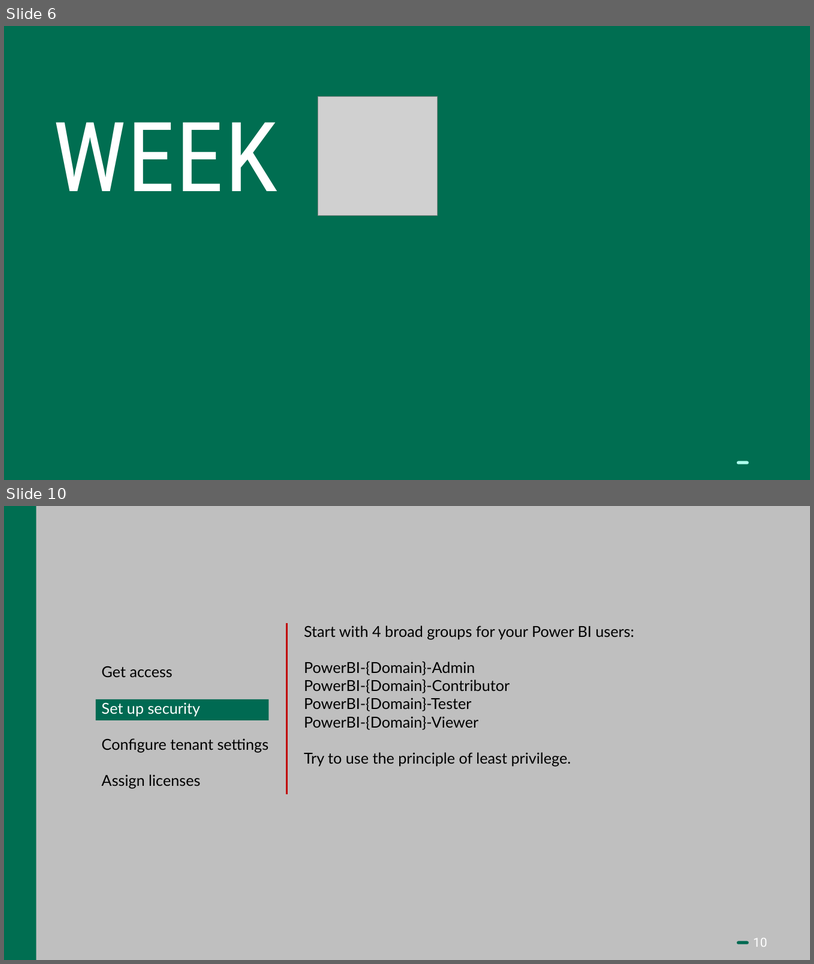
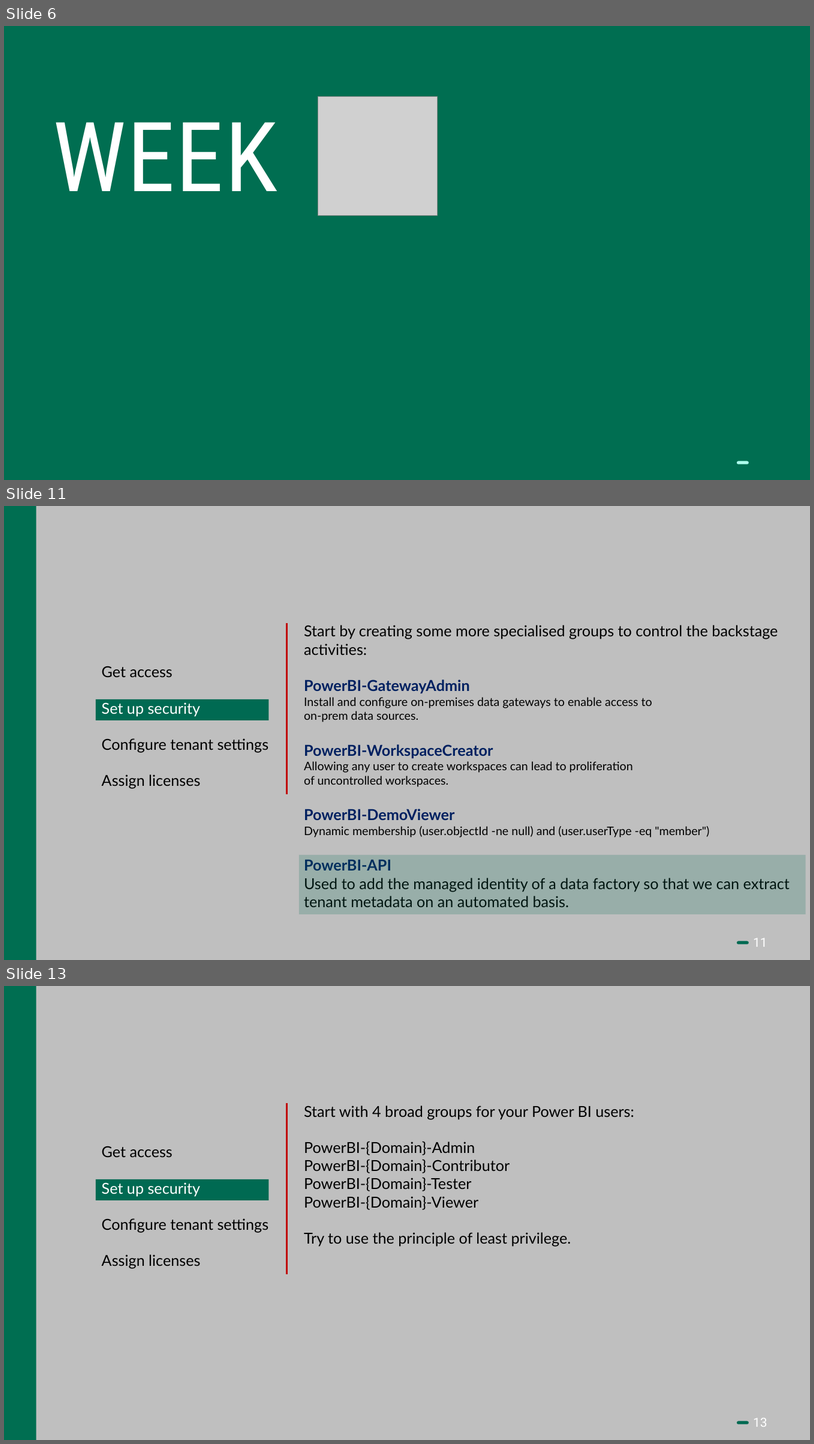
Before and after one commit to Bedrock-Data/Presentations, a slide deck: Power BI Admin - no animations.pptx. Shown one above the other, each under a label of ours: slides 6 and 10 before the commit, slides 6, 11 and 13 after it; the slides between them are not shown. The pictures are 814x964 and 814x1444 pixels, drawn with LibreOffice and Linux fonts; fonts in the diff are those of the drawing; grey boxes stand for pictures. Boxes give left, top, right and bottom in pixels: in the first picture for what was removed or moved away, otherwise in the second. Text is boxed around its words. In the diff, an @@ line names an element or a change of style, - is before the commit and + after.

Commit message:
Added demo report link

```diff
--- a/Power BI Admin - no animations.pptx
+++ b/Power BI Admin - no animations.pptx
@@ slide 11 added at (4, 506, 810, 960), background #BFBFBF; not listed: 3 template elements that a slide beside it also shows @@
@@ line added from (287, 623) to (287, 794), #C00000 2.25 pt @@
@@ text added at (304, 625, 790, 907), 18 pt, text #000000 @@
+Start by creating some more specialised groups to control the backstage activities:
+PowerBI-GatewayAdmin
+Install and configure on-premises data gateways to enable access to
+on-prem data sources.
+PowerBI-WorkspaceCreator
+Allowing any user to create workspaces can lead to proliferation
+of uncontrolled workspaces.
+PowerBI-DemoViewer
+Dynamic membership (user.objectId -ne null) and (user.userType -eq "member")
+PowerBI-API
+Used to add the managed identity of a data factory so that we can extract tenant metadata on an automated basis.
@@ text added at (102, 666, 269, 789), 18 pt, text #000000 @@
+Get access
+Set up security
+Configure tenant settings
+Assign licenses
@@ rectangle added at (96, 699, 269, 720), fill #006A52 @@
@@ rectangle added at (299, 855, 806, 914), fill #006A52 at 20% opacity @@
@@ what was slide 10 is now slide 13 @@
@@ page number at (753, 1417, 768, 1426): text changed @@
-10
+13
```
Also in this commit, not shown: 16 slides changed, 6 slides removed.
